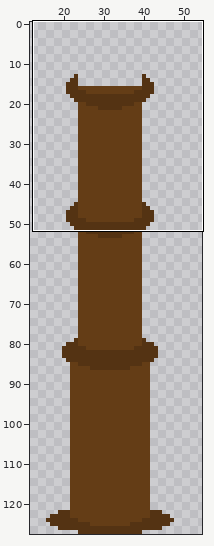
Pixel-art file: design/lantern.aseprite. Above: a wide view before the commit, with the close-up outlined.
Close-up. First the earlier version:
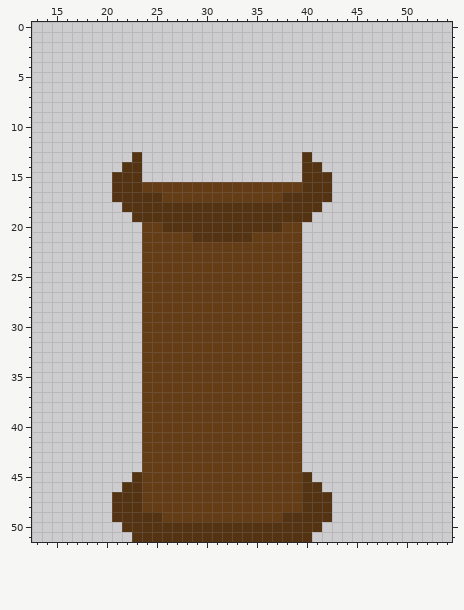
64x128 pixels, 1 frame. Colours within 5 levels of each other are drawn and written as one. Shown: x 13..54, y 0..51. The old version is drawn lined up with the new one. The wide view leaves out empty margins. The commit also changed other parts of the picture, which this record leaves out.
After:
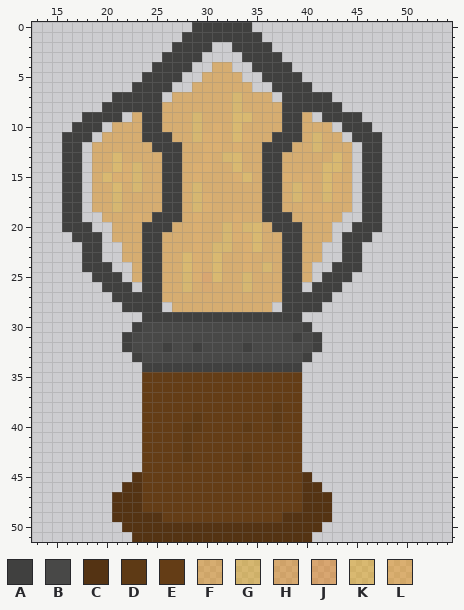
Palette (. is transparent): A #40403f  B #484847  C #543313  D #5e3a15  E #643d16  F #e08a097a  G #e0a0097a  H #e283097a  J #e37c097a  K #e6a3097a  L #e88f097a
Change:
whole drawing moved by -16,+0 (the old picture is shown already moved)
Changed rows in their new state; - is an unchanged pixel.
first column x 16:
 0 -------------AAAAAA-------------
 1 ------------AAAAAAAA------------
 2 -----------AAAA--AAAA-----------
 3 ----------AAAA----AAAA----------
 4 ---------AAAA--FF--AAAA---------
 5 --------AAAA--FFFF--AAAA--------
 6 -------AAAA--FFFFFF--AAAA-------
 7 -----AAAAA-FFFFFFGFFF-AAAAA-----
 8 ----AAAAAAFFFFFFFGFFFFAAAAAA----
 9 --AAAA-FAAFFFGFFFKKFFFAAF-AAAA--
10 -AAA-FFFAAFFFGFLFKFFFFAAFFF-AAA-
11 AAA-FFFFAAAFFGLLFKLFFAAAFGFF-AAA
12 AA-FFFFFFAAAFFLLFLFFAAAFFGFFF-AA
13 AA-FFKFFFFAAFFLFGKFFAAFFFFFKF-AA
14 AA-FFKLGFFAAFLLFFKFFAAFFFFKKF-AA
15 AA-FKLLGFFAAFLFFFLKFAALFLFKLF-AA
16 AA-FFKFGFFAAFGFFFFFFAAFGLFKLF-AA
17 AA-FFGFFFFAAFGLFFFFFAAFGLFGLF-AA
18 AA-FFGFFFFAAFGLFFFFFAAFFLLLFF-AA
19 AA--FFFLFAAAFLFFFLFFAAAFFFLF--AA
20 AAA--FFFAAAFFLFFGLGKFAAAFFF--AAA
21 -AAA-FFFAAFFFLFFGLLKFFAAFFF-AAA-
22 --AA--FFAAFFFLFGGFLKFFAAFF--AA--
23 --AA--FFAAFFKLFKFFLFFFAAFF--AA--
24 --AAA--FAAFFKLFKFFLFGFAAF--AAA--
25 ---AAA-FAAFFGLJKFFGFFFAAF-AAA---
26 ----AAA-AAFFGFHFFFGFFFAA-AAA----
27 -----AAAAAFFFFFFFFFFFFAAAAA-----
28 ------AAAA.FFFFFFFFFF.AAAA------
29 --------AAAAAAAAAAAAAAAA--------
30 -------ABBBBBBBBBBBBBBBBA-------
31 ------ABBBBBBBBBBBBBBBBABA------
32 ------ABBBABBABBBBABBBBBBA------
33 -------ABBBBBBBBBBBBBBBBA-------
34 --------AAAAAAAAAAAAAAAA--------
first column x 28:
38 ---------D
39 -D-------D
40 DD----D--D
41 D---------
42 D---------
43 D-----D---
44 ------D---
